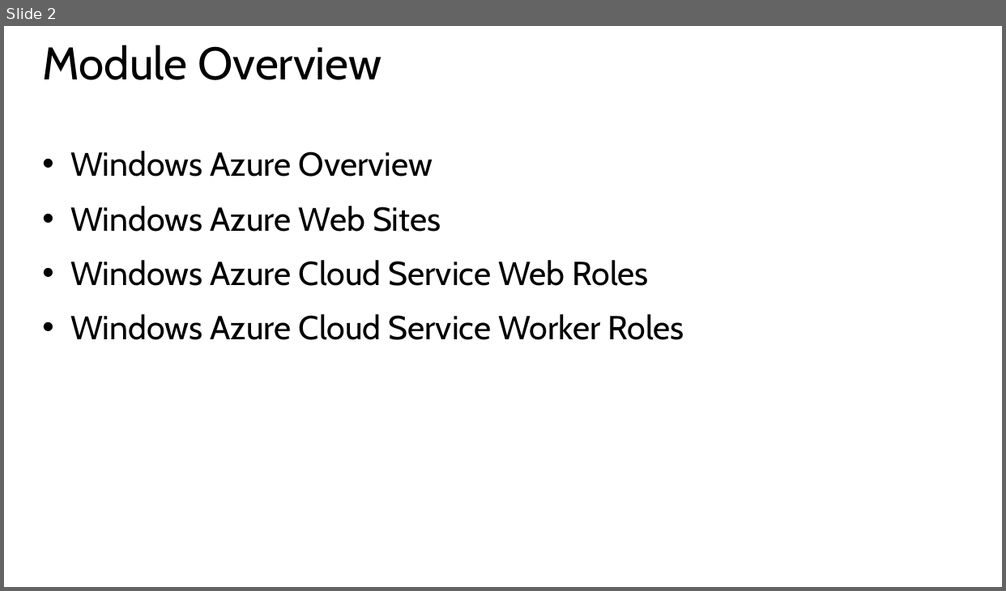
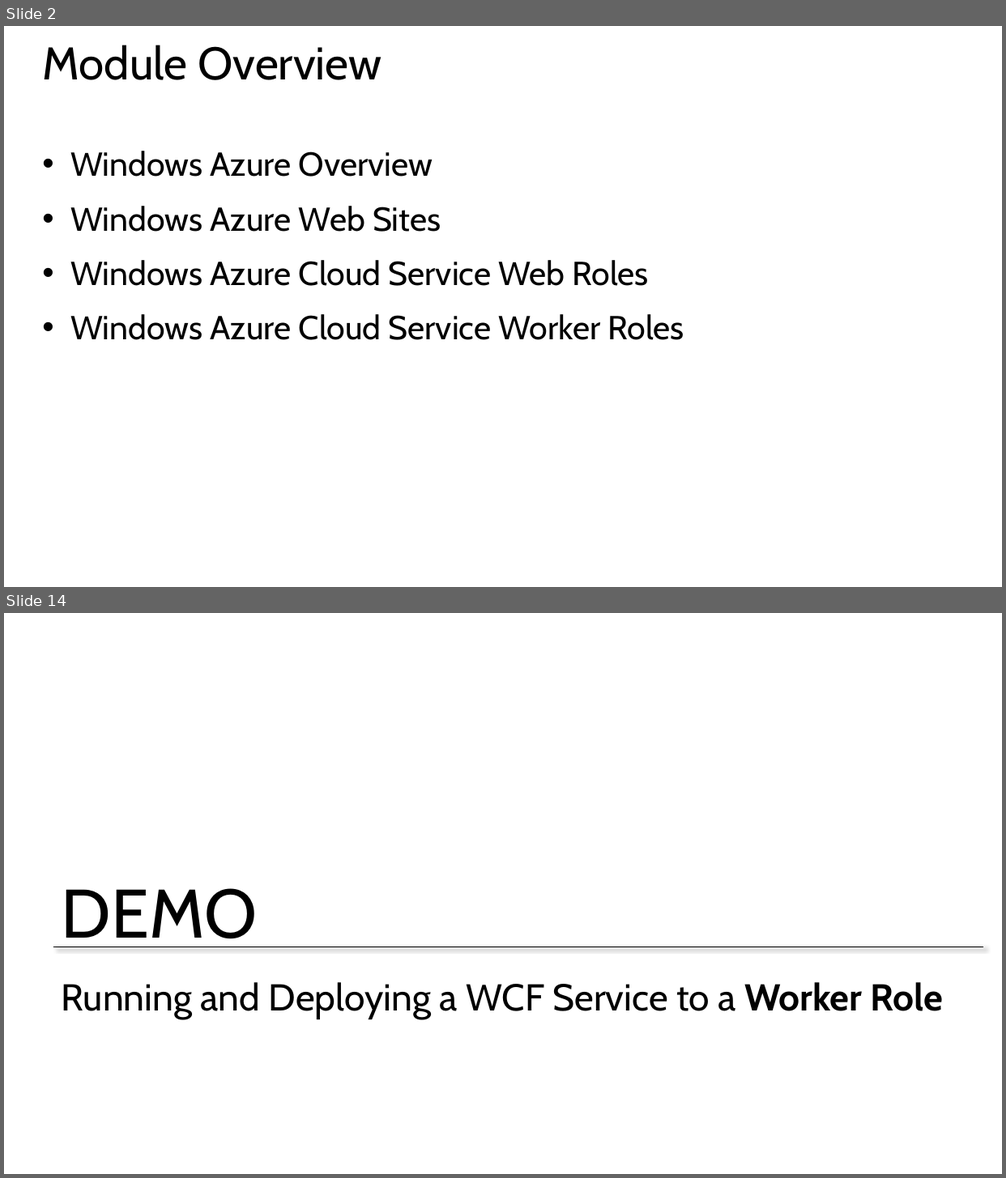
Before and after one commit to BretStateham/MVAWebServicesAndAzure, a slide deck: 02-WindowsAzureServices/02-HostingServicesInWindowsAzure.pptx. Shown one above the other, each under a label of ours: slide 2 before the commit, slides 2 and 14 after it; the slides between them are not shown. The pictures are 1006x591 and 1006x1178 pixels, drawn with LibreOffice and Linux fonts; fonts in the diff are those of the drawing; background and template pictures are left out. Boxes give left, top, right and bottom in pixels: in the first picture for what was removed or moved away, otherwise in the second. Text is boxed around its words. In the diff, an @@ line names an element or a change of style, - is before the commit and + after.

```diff
--- a/02-WindowsAzureServices/02-HostingServicesInWindowsAzure.pptx
+++ b/02-WindowsAzureServices/02-HostingServicesInWindowsAzure.pptx
@@ slide 14 added at [4, 613, 1002, 1174], background #FFFFFF @@
@@ text added at [62, 888, 258, 948], 66 pt, text #000000 @@
+DEMO
@@ line added from (54, 947) to (984, 947), #000000 0.75 pt @@
@@ title added at [62, 982, 944, 1020], 36 pt, text #000000 @@
+Running and Deploying a WCF Service to a Worker Role
```
Also in this commit, not shown: 1 slide changed, 10 other slides added.
